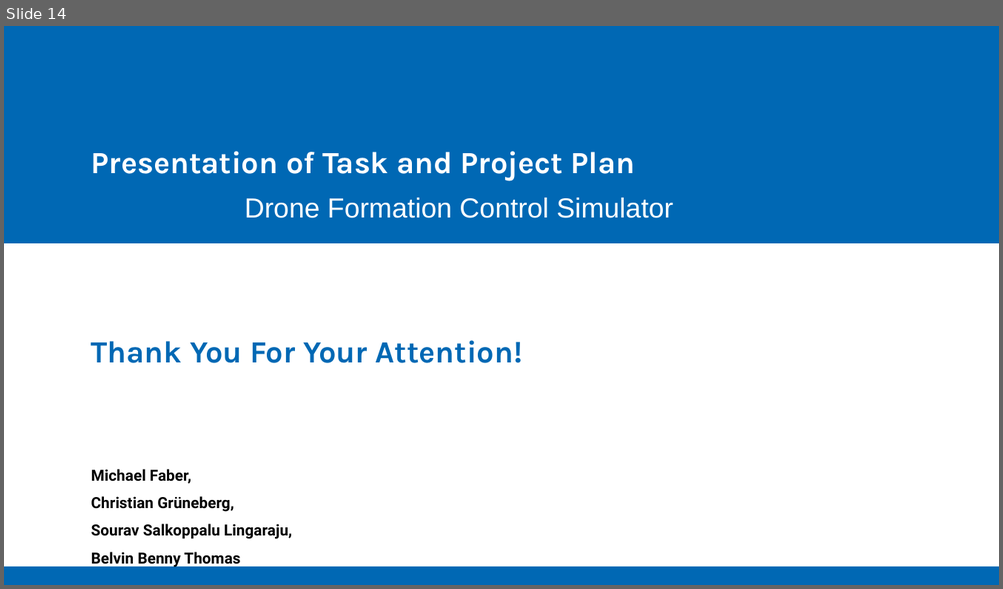
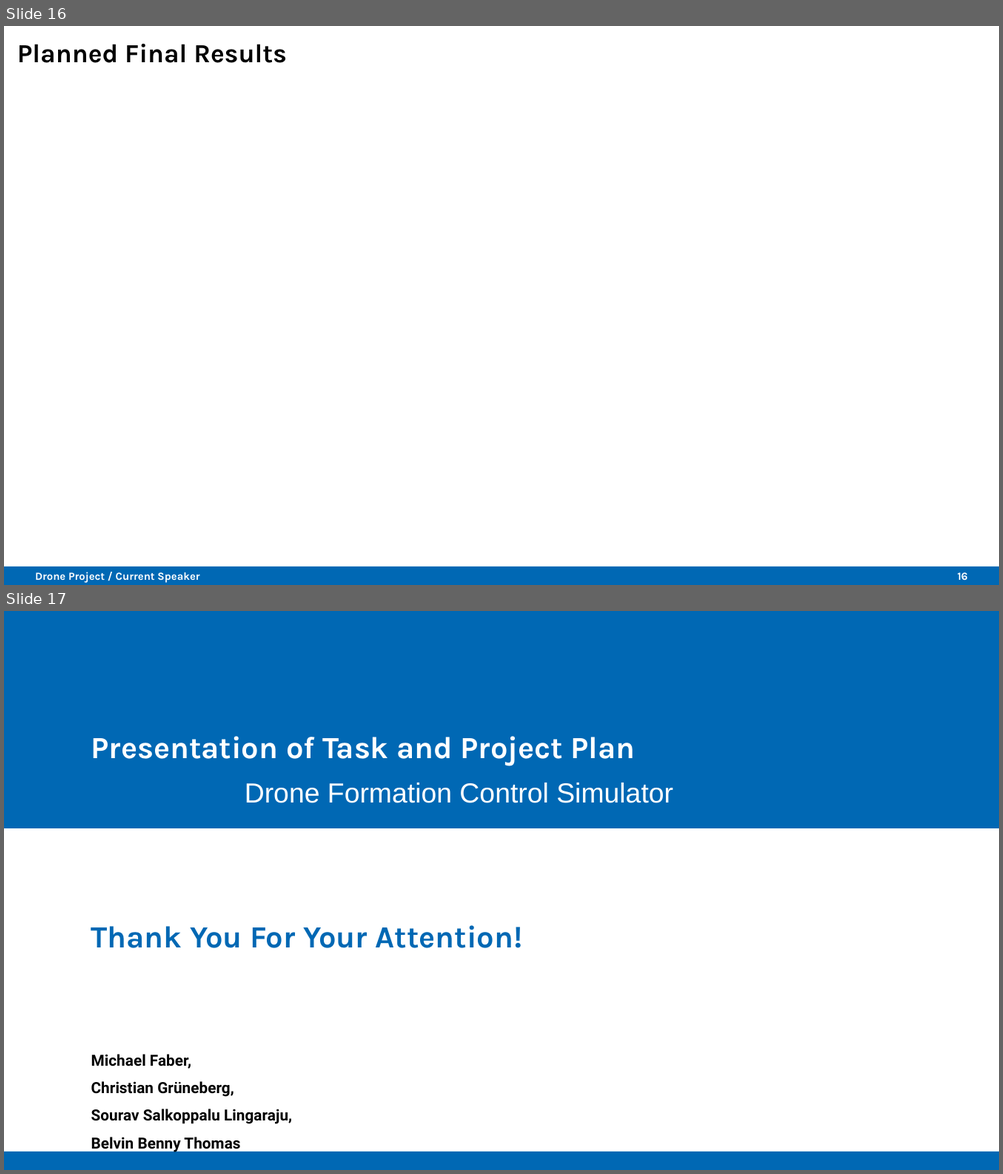
Before and after one commit to Belvin7/Drone_Project_personal-, a slide deck: AMS_Intermediate_Presentation.odp. Shown one above the other, each under a label of ours: slide 14 before the commit, slides 16 and 17 after it. The pictures are 1003x589 and 1003x1174 pixels, drawn with LibreOffice and Linux fonts; fonts in the diff are those of the drawing; background and template pictures are left out. Boxes give left, top, right and bottom in pixels: in the first picture for what was removed or moved away, otherwise in the second. Text is boxed around its words. In the diff, an @@ line names an element or a change of style, - is before the commit and + after.

```diff
--- a/AMS_Intermediate_Presentation.odp
+++ b/AMS_Intermediate_Presentation.odp
@@ slide 16 added at <box>4,26,999,585</box>, background #FFFFFF; not listed: 1 template element that a slide beside it also shows @@
@@ title added at <box>17,44,287,63</box>, 18.9 pt, text #000000, bold @@
+Planned Final Results
@@ text added at <box>35,572,199,583</box>, 7.9 pt, text #FFFFFF, bold @@
+Drone Project / Current Speaker
@@ page number added at <box>957,573,967,580</box>, 7.9 pt, text #FFFFFF, bold @@
+16
@@ what was slide 14 is now slide 17 @@
```
Also in this commit, not shown: 13 slides changed, 2 other slides added.
